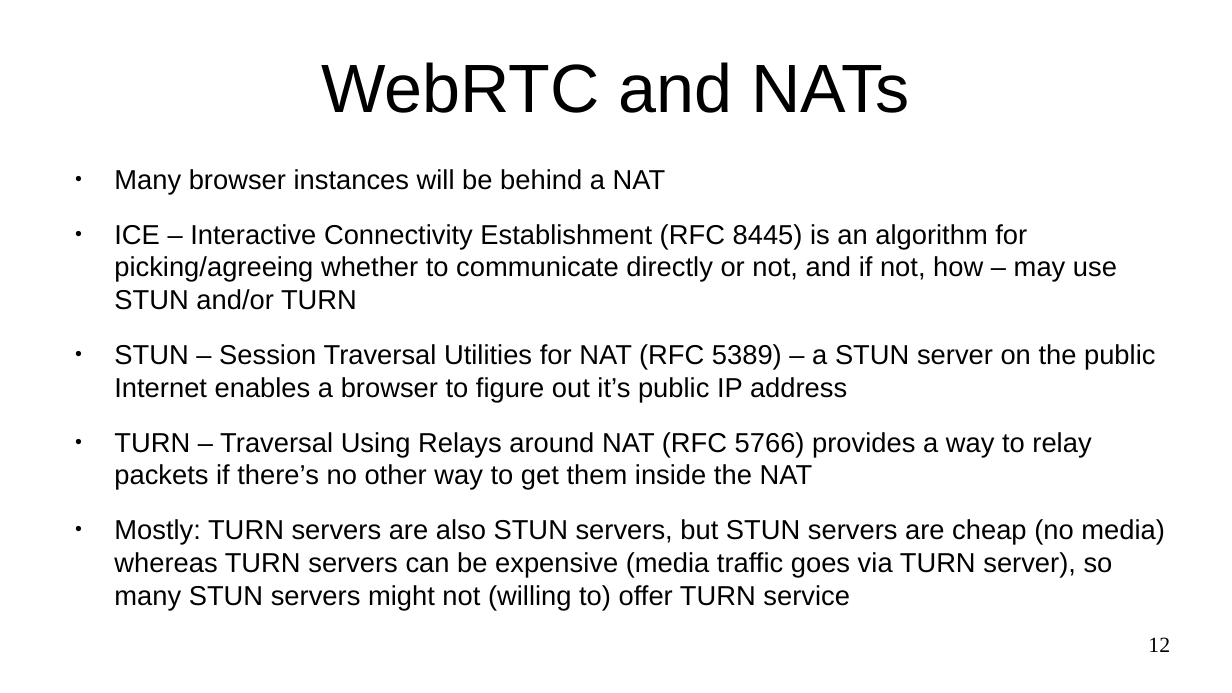
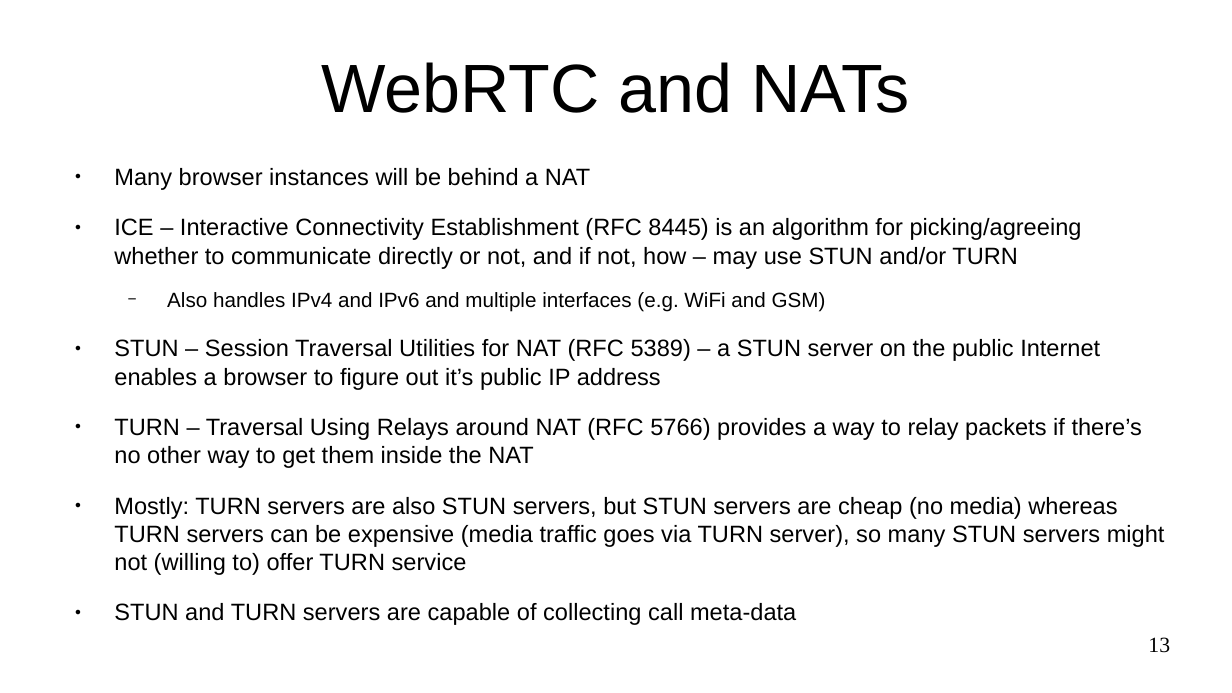
Before and after one commit to sftcd/cs7053, a slide deck: slide 13 of 2016lectures/12-webrtc.odp (slide 12 before the commit). Drawn at 1232x693 pixels with LibreOffice and Linux fonts; fonts in the diff are those of the drawing. Boxes give left, top, right and bottom in pixels: in the first picture for what was removed or moved away, otherwise in the second. Text is boxed around its words. In the diff, an @@ line names an element or a change of style, - is before the commit and + after.

```diff
--- a/2016lectures/12-webrtc.odp
+++ b/2016lectures/12-webrtc.odp
@@ text at [114,168,1165,575]: paragraph added @@
+● STUN and TURN servers are capable of collecting call meta-data
@@ text at [114,168,1165,575]: size 17.6 to 15.2 pt in "Many browser instances will be behind a ...", "ICE – Interactive Connectivity Establishment (RFC 8445) ...", "STUN – Session Traversal Utilities for NAT ...", "TURN – Traversal Using Relays around NAT ..." and 1 more places @@
@@ text at [167,292,826,312]: paragraph added @@
+  − Also handles IPv4 and IPv6 and multiple interfaces (e.g. WiFi and GSM)
@@ page number at [1148,637,1170,653]: text changed @@
-12
+13
```
Also in this commit, not shown: 2 other slides changed, 6 slides added, 1 other file.
